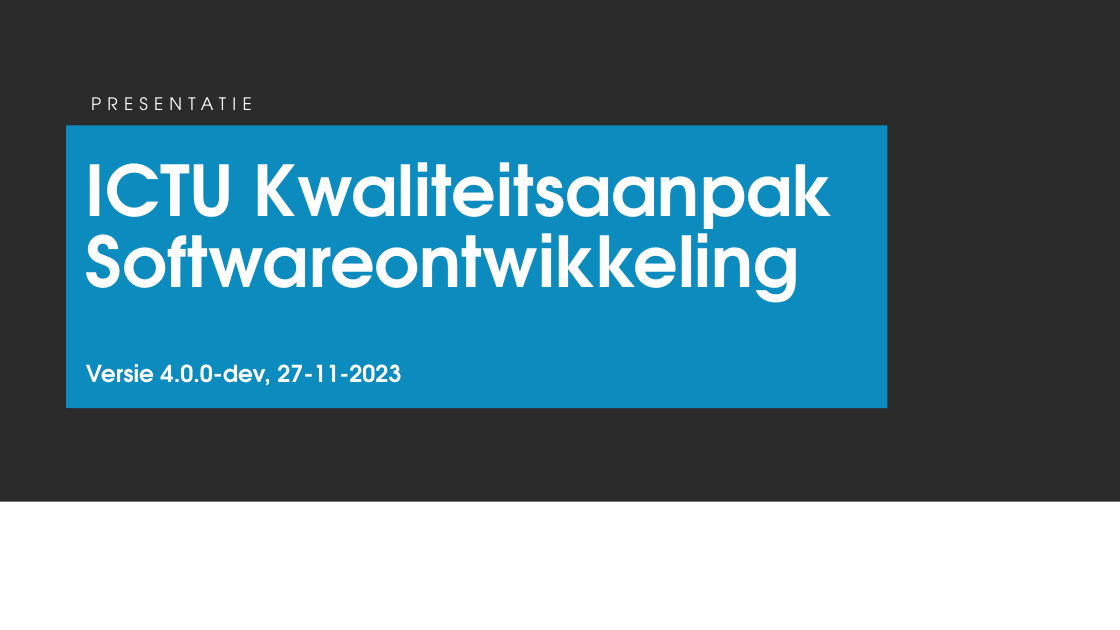
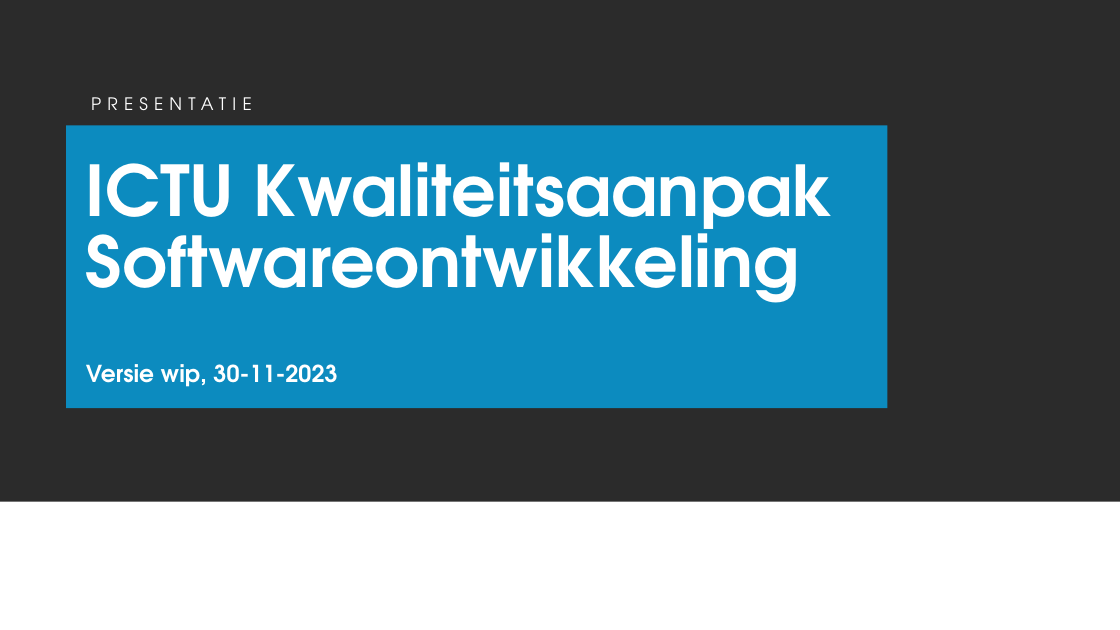
Before and after one commit to ICTU/Kwaliteitsaanpak, a slide deck: slide 1 of docs/wip/ICTU-Kwaliteitsaanpak.pptx. Drawn at 1120x630 pixels with LibreOffice and Linux fonts; fonts in the diff are those of the drawing; background and template pictures are left out; a plain dark background stands for a picture behind light text. Boxes give left, top, right and bottom in pixels: in the first picture for what was removed or moved away, otherwise in the second. Text is boxed around its words. In the diff, an @@ line names an element or a change of style, - is before the commit and + after.

```diff
--- a/docs/wip/ICTU-Kwaliteitsaanpak.pptx
+++ b/docs/wip/ICTU-Kwaliteitsaanpak.pptx
@@ subtitle at <box>86,364,337,387</box>: text changed @@
-Versie 4.0.0-dev, 27-11-2023
+Versie wip, 30-11-2023
```
Also in this commit, not shown: 46 other files.
